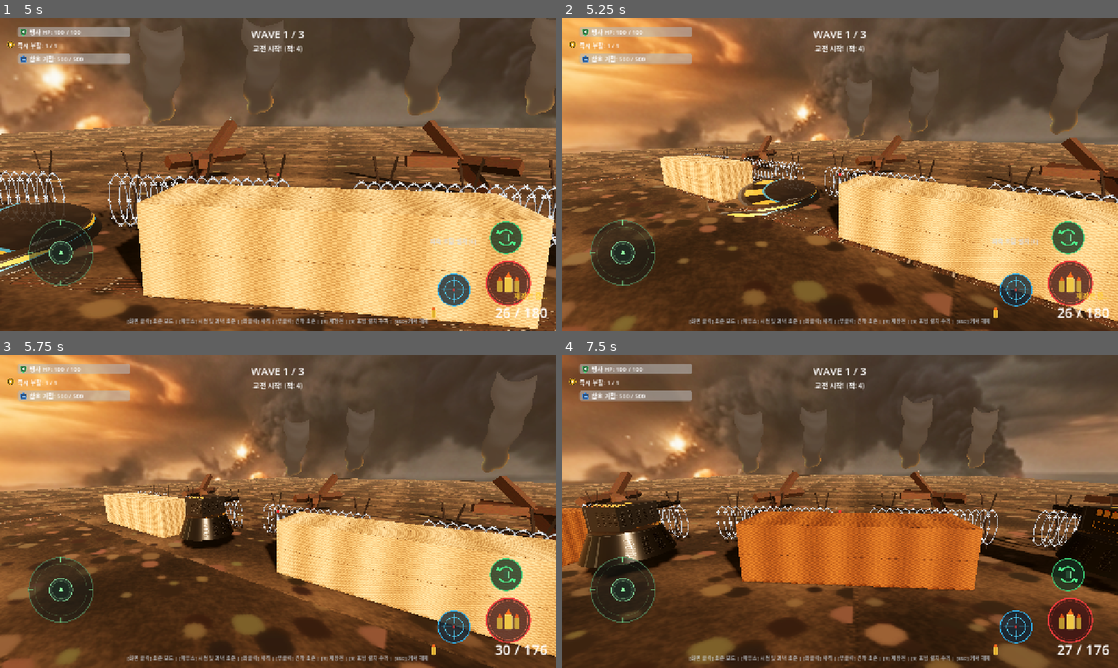
Above: before the commit, frames 1-4 (two rows, left to right).
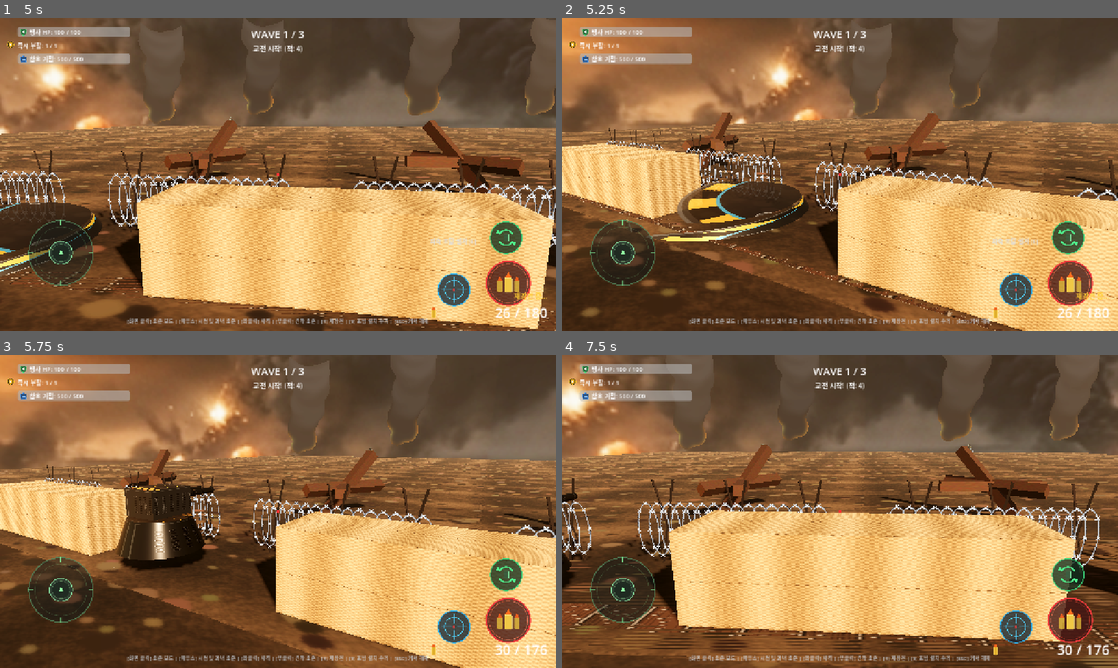
Above: after the commit, the same moments.

Repository: honglabai/last-trench
Game: Godot game, scene res://scenes/app/main_menu.tscn
Same seed, same stepped clock (60 frames per second), same inputs: the game is played once before the commit and once after it.
Inputs (mouse positions are in pixels of both pictures, inside the frame that each line leads up to):
- Up to frame 1 (5 s): click "전투 시작 (Start)" at 0.5 s; click (505, 284) at 1.25 s; click (455, 290) at 2 s; click "우측 포탑 설치 [E]" at 2.75 s; click (505, 237) at 3.5 s; tap Enter at 4.25 s; move the mouse to (305, 174) at 4.27 s; hold W (move_forward) from 4.28 s (still down); hold Right mouse button (aim) from 4.28 s (still down); click (305, 174) at 4.55 s
- Up to frame 2 (5.25 s): keep holding W (move_forward); move the mouse to (812, 174) at 5.02 s; release Right mouse button (aim) at 5.03 s; click (812, 174) at 5.1 s
- Up to frame 3 (5.75 s): keep holding W (move_forward); tap E (interact) at 5.3 s
- Up to frame 4 (7.5 s): keep holding W (move_forward); move the mouse to (851, 505) at 5.77 s; hold E (interact) 5.78-6.53 s; right-click (851, 505) at 6.05 s; move the mouse to (834, 517) at 6.52 s; right-click (834, 517) at 6.6 s; click (834, 517) at 6.8 s; move the mouse to (878, 514) at 7.27 s; press the mouse at (878, 514) at 7.28 s

Frame 1 is identical in both runs. In frame 2, 57% of the frame differs, in the area x 0-100%, y 0-100%; in frame 3, 58%; in frame 4, 67%.

Commit message:
fix(controls): decouple left joystick direction aiming from firing, enable firing only on right fire button

Diff:
--- a/scripts/app/game_root.gd
+++ b/scripts/app/game_root.gd
@@ -84,6 +84,9 @@
 
 	# 4. Wire TouchControls to Player
 	if touch_controls and player:
+		touch_controls.touch_detected.connect(func():
+			player.manual_input_override = true
+		)
 		touch_controls.move_vector_changed.connect(func(vec):
 			player.manual_input_override = true
 			player.input_move_vector = vec
@@ -93,12 +96,15 @@
 				player.camera_rig.handle_look_input(delta_look)
 		)
 		touch_controls.fire_pressed.connect(func(pressed):
+			player.manual_input_override = true
 			player.is_firing_requested = pressed
 		)
 		touch_controls.aim_toggled.connect(func():
+			player.manual_input_override = true
 			player.is_aiming = touch_controls.is_aim_active
 		)
 		touch_controls.reload_requested.connect(func():
+			player.manual_input_override = true
 			if player.weapon:
 				player.weapon.start_reload()
 		)
--- a/scripts/combat/player_controller.gd
+++ b/scripts/combat/player_controller.gd
@@ -51,6 +51,8 @@
 	if camera_rig and camera_rig.is_first_person:
 		if visual_mesh:
 			visual_mesh.visible = false
+	if OS.has_feature("mobile") or OS.has_feature("web_android") or OS.has_feature("web_ios"):
+		manual_input_override = true
 
 func _unhandled_input(event: InputEvent) -> void:
 	if is_dead:
@@ -121,7 +123,11 @@
 
 	# 6. Firing and Reloading (Supports both Keyboard/Mouse and Mobile Touch)
 	var wants_reload := Input.is_action_just_pressed("reload") or (manual_input_override and is_reload_requested)
-	var wants_fire := Input.is_action_pressed("fire") or (manual_input_override and is_firing_requested)
+	var wants_fire := false
+	if manual_input_override:
+		wants_fire = is_firing_requested
+	else:
+		wants_fire = Input.is_action_pressed("fire")
 
 	if wants_reload and weapon:
 		weapon.start_reload()
--- a/scripts/ui/touch_controls.gd
+++ b/scripts/ui/touch_controls.gd
@@ -7,17 +7,21 @@
 signal aim_toggled()
 signal reload_requested()
 signal interact_requested()
+signal touch_detected()
 
 @export var joystick_radius: float = 70.0
 @export var look_sensitivity: float = 1.0
+@export var joystick_look_speed: float = 400.0
 
 var joystick_touch_id: int = -1
 var look_touch_id: int = -1
+var fire_touch_id: int = -1
 
 var joystick_center: Vector2 = Vector2.ZERO
 var current_move_vector: Vector2 = Vector2.ZERO
 var is_aim_active: bool = false
 var can_interact: bool = false
+var _is_firing: bool = false
 
 var _joystick_base: Control
 var joystick_base: Control:
@@ -85,11 +89,21 @@
 			interact_button.pressed.connect(_on_interact_pressed)
 		interact_button.visible = false
 
+func _process(delta: float) -> void:
+	# Left joystick controls direction: held deflection continuously pans the view/aim direction
+	if current_move_vector.length_squared() > 0.01:
+		var look_delta := current_move_vector * joystick_look_speed * look_sensitivity * delta
+		look_delta_produced.emit(look_delta)
+
 func _on_fire_down() -> void:
-	fire_pressed.emit(true)
+	if not _is_firing:
+		_is_firing = true
+		fire_pressed.emit(true)
 
 func _on_fire_up() -> void:
-	fire_pressed.emit(false)
+	if _is_firing:
+		_is_firing = false
+		fire_pressed.emit(false)
 
 func _on_reload_pressed() -> void:
 	reload_requested.emit()
@@ -116,31 +130,45 @@
 		_handle_drag(event)
 
 func _handle_touch(event: InputEventScreenTouch) -> void:
+	touch_detected.emit()
 	var viewport_size := get_viewport().get_visible_rect().size
 	var half_width := viewport_size.x * 0.45
 
 	if event.pressed:
-		# Left side: Joystick
+		# 1. Right Fire Button check (firing happens ONLY on this button)
+		if fire_button and fire_button.is_visible_in_tree() and fire_button.get_global_rect().has_point(event.position):
+			fire_touch_id = event.index
+			_on_fire_down()
+			return
+
+		# 2. Check other action buttons (Aim, Reload, Interact)
+		if _is_touch_on_other_buttons(event.position):
+			return
+
+		# 3. Left side: Joystick (controls direction only, never fires)
 		if event.position.x < half_width and joystick_touch_id == -1:
 			joystick_touch_id = event.index
 			if joystick_base:
 				joystick_base.global_position = event.position - joystick_center
 				_update_joystick(event.position)
-		# Right side: Look drag zone (only if outside action button area)
+		# 4. Right side: Look drag zone (swiping for fine aim)
 		elif event.position.x >= half_width and look_touch_id == -1:
-			if not _is_touch_on_buttons(event.position):
-				look_touch_id = event.index
+			look_touch_id = event.index
 	else:
-		if event.index == joystick_touch_id:
+		if event.index == fire_touch_id:
+			fire_touch_id = -1
+			_on_fire_up()
+		elif event.index == joystick_touch_id:
 			joystick_touch_id = -1
 			_reset_joystick()
 		elif event.index == look_touch_id:
 			look_touch_id = -1
 
 func _handle_drag(event: InputEventScreenDrag) -> void:
-	if event.index == joystick_touch_id:
+	if event.index == fire_touch_id:
+		return
+	elif event.index == joystick_touch_id:
 		_update_joystick(event.position)
-		look_delta_produced.emit(event.relative * look_sensitivity)
 	elif event.index == look_touch_id:
 		look_delta_produced.emit(event.relative * look_sensitivity)
 
@@ -152,6 +180,14 @@
 				return true
 	return false
 
+func _is_touch_on_other_buttons(pos: Vector2) -> bool:
+	var buttons = [aim_button, reload_button, interact_button]
+	for btn in buttons:
+		if btn and btn.is_visible_in_tree():
+			if btn.get_global_rect().has_point(pos):
+				return true
+	return false
+
 func _update_joystick(touch_pos: Vector2) -> void:
 	if not joystick_base:
 		return
--- a/tests/test_p10_ui.gd
+++ b/tests/test_p10_ui.gd
@@ -122,6 +122,7 @@
 		return
 
 	root.add_child(game_root)
+	game_root._ready()
 
 	if not game_root.trench_map or not game_root.player or not game_root.wave_director or not game_root.game_session or not game_root.touch_controls or not game_root.battle_hud:
 		push_error("GameRoot components failed to wire properly")
@@ -129,6 +130,28 @@
 		return
 	print("[PASS] GameRoot full integration (Map, Player, WaveDirector, Session, Touch, HUD) verified with 0 errors")
 
+	# 4. Verify Independent Joystick Direction and Fire Button Separation
+	# Joystick drag must ONLY affect move/direction, NOT fire
+	game_root.touch_controls._update_joystick(Vector2(50 + 80 + 50, 450 + 80))
+	if game_root.player.is_firing_requested:
+		push_error("Left joystick movement incorrectly triggered firing!")
+		quit(1)
+		return
+	print("[PASS] Left joystick direction movement verified (0 firing triggered)")
+
+	# Only right fire button triggers firing
+	game_root.touch_controls._on_fire_down()
+	if not game_root.player.is_firing_requested:
+		push_error("Right fire button failed to set is_firing_requested")
+		quit(1)
+		return
+	game_root.touch_controls._on_fire_up()
+	if game_root.player.is_firing_requested:
+		push_error("Releasing right fire button failed to reset is_firing_requested")
+		quit(1)
+		return
+	print("[PASS] Right fire button exclusive firing trigger verified")
+
 	touch.queue_free()
 	hud.queue_free()
 	game_root.queue_free()
Not shown, changed: public/index.pck
